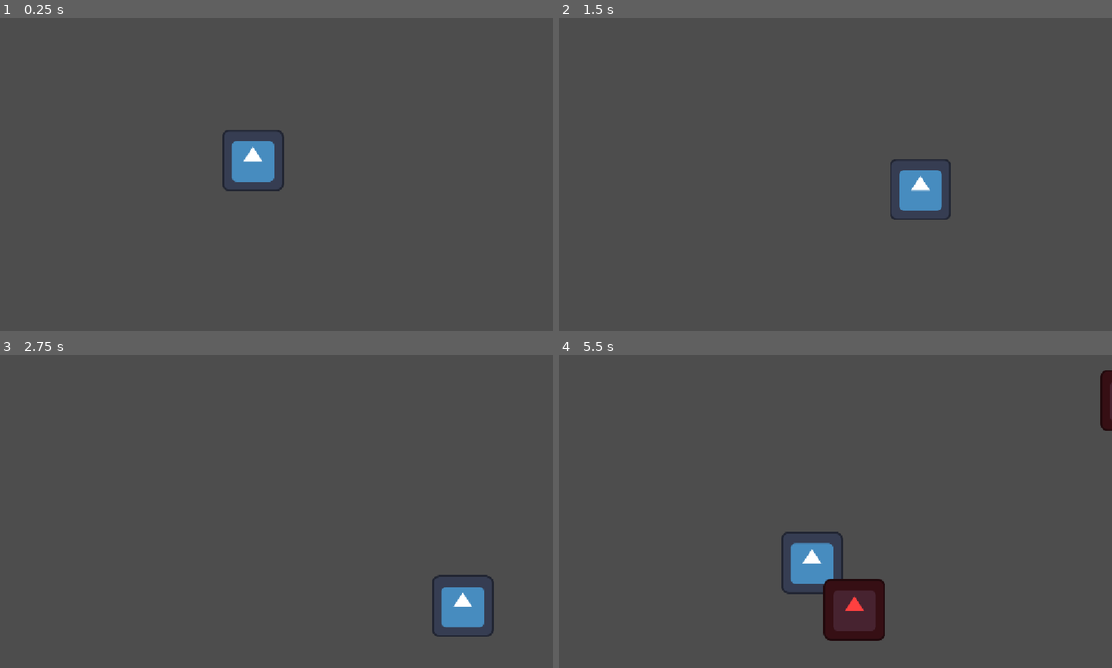
Above: before the commit, frames 1-4 (two rows, left to right).
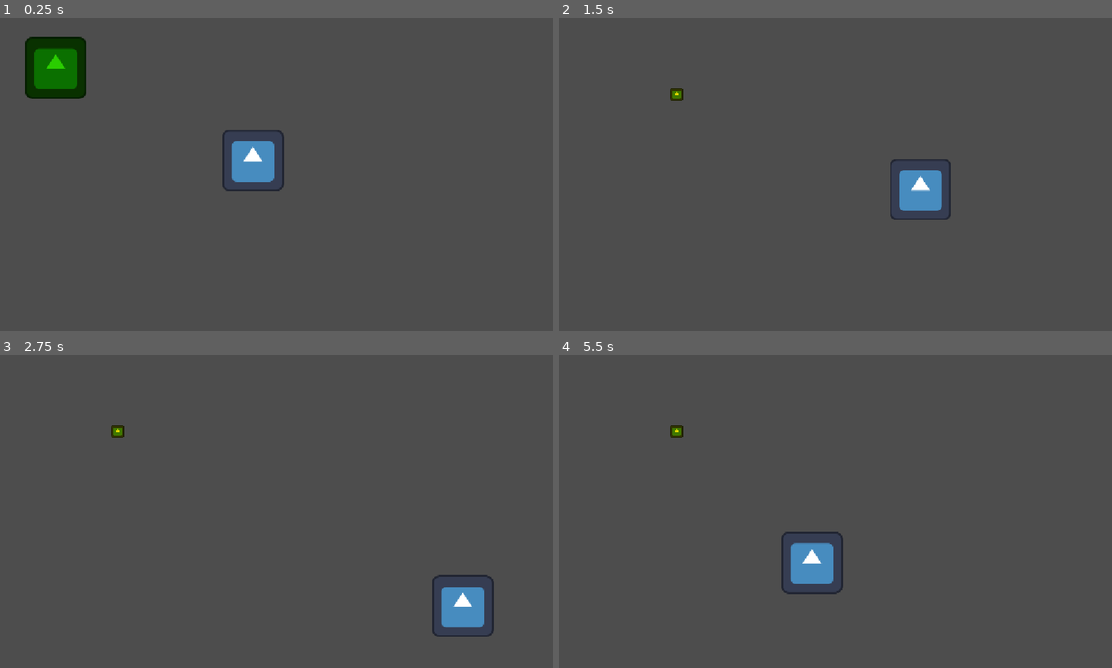
Above: after the commit, the same moments.

Repository: NxtCreator/little-archery
Game: Godot game, scene res://scenes/main.tscn
Two runs of this game, one before a commit and one after it. Both use one fixed random seed, a clock stepped at 60 frames per second and the inputs below. The engine's default icon, where the game draws it, is replaced by a stand-in: a white triangle on a blue panel in a dark square.
Inputs (mouse positions are in pixels of both pictures, inside the frame that each line leads up to):
- Up to frame 1 (0.25 s): no input
- Up to frame 2 (1.5 s): tap Enter at 0.5 s; move the mouse to (957, 158) at 0.52 s; hold D (move_right) 0.53-1.28 s; tap Alt at 0.6 s; click (957, 158) at 0.67 s; move the mouse to (724, 190) at 1.27 s; hold S (move_down) from 1.28 s (still down); tap Shift at 1.35 s
- Up to frame 3 (2.75 s): move the mouse to (331, 442) at 2.02 s; release S (move_down) at 2.03 s; hold D (move_right) from 2.03 s (still down); tap Alt at 2.1 s
- Up to frame 4 (5.5 s): move the mouse to (807, 574) at 2.77 s; release D (move_right) at 2.78 s; hold W (move_up) 2.78-3.53 s; tap Shift at 2.85, 4.35 s; click (807, 574) at 2.92 s; move the mouse to (1001, 558) at 3.52 s; hold A (move_left) 3.53-5.03 s; tap Alt at 3.6, 5.1 s; move the mouse to (669, 464) at 4.27 s; move the mouse to (863, 511) at 5.02 s; hold S (move_down) from 5.03 s (still down); click (863, 511) at 5.17 s

The runs differ from the first frame. In frame 1, 2.2% of the frame differs, in the area x 4-16%, y 6-26%; in frame 2, less than 0.1%; in frame 3, less than 0.1%; in frame 4, 2.7%, in the area x 20-100%, y 4-92%.

Commit message:
Add fast_enemy inherited scene with higher speed, 1 HP, and orange tint

Diff:
--- a/scenes/enemy.tscn
+++ b/scenes/enemy.tscn
@@ -9,6 +9,7 @@
 [node name="Enemy" type="CharacterBody2D" unique_id=283542043 groups=["enemy"]]
 motion_mode = 1
 script = ExtResource("1_md0e3")
+speed = 100
 
 [node name="Sprite2D" type="Sprite2D" parent="." unique_id=330599043]
 modulate = Color(1, 0.2509804, 0.2509804, 1)
--- /dev/null
+++ b/scenes/fast_enemy.tscn
@@ -0,0 +1,10 @@
+[gd_scene format=3 uid="uid://deqbv4613v5s2"]
+
+[ext_resource type="PackedScene" uid="uid://bbpbm7xyctf50" path="res://scenes/enemy.tscn" id="1_hu2wp"]
+
+[node name="Enemy" unique_id=283542043 instance=ExtResource("1_hu2wp")]
+speed = 200
+health = 1
+
+[node name="Sprite2D" parent="." index="0" unique_id=330599043]
+modulate = Color(0.16404009, 0.8027955, 1.540184e-06, 1)
--- a/scenes/main.gd
+++ b/scenes/main.gd
@@ -5,6 +5,8 @@
 func _on_timer_timeout() -> void:
 	var enemy = preload("res://scenes/enemy.tscn").instantiate()
 	var player = get_tree().get_first_node_in_group("player")
+	if player == null:
+		return
 	var angle = randf() * TAU
 	var direction = Vector2.from_angle(angle)
 	add_child(enemy)
--- a/scenes/main.tscn
+++ b/scenes/main.tscn
@@ -2,6 +2,7 @@
 
 [ext_resource type="Script" uid="uid://uueot4x6nhrv" path="res://scenes/main.gd" id="1_0wfyh"]
 [ext_resource type="PackedScene" uid="uid://bupr48wvnjsw5" path="res://scenes/player.tscn" id="1_o5qli"]
+[ext_resource type="PackedScene" uid="uid://deqbv4613v5s2" path="res://scenes/fast_enemy.tscn" id="3_sugp2"]
 
 [node name="Main" type="Node2D" unique_id=489610076]
 script = ExtResource("1_0wfyh")
@@ -13,4 +14,7 @@
 wait_time = 2.0
 autostart = true
 
+[node name="Enemy" parent="." unique_id=283542043 instance=ExtResource("3_sugp2")]
+position = Vector2(76, 82)
+
 [connection signal="timeout" from="Timer" to="." method="_on_timer_timeout"]
